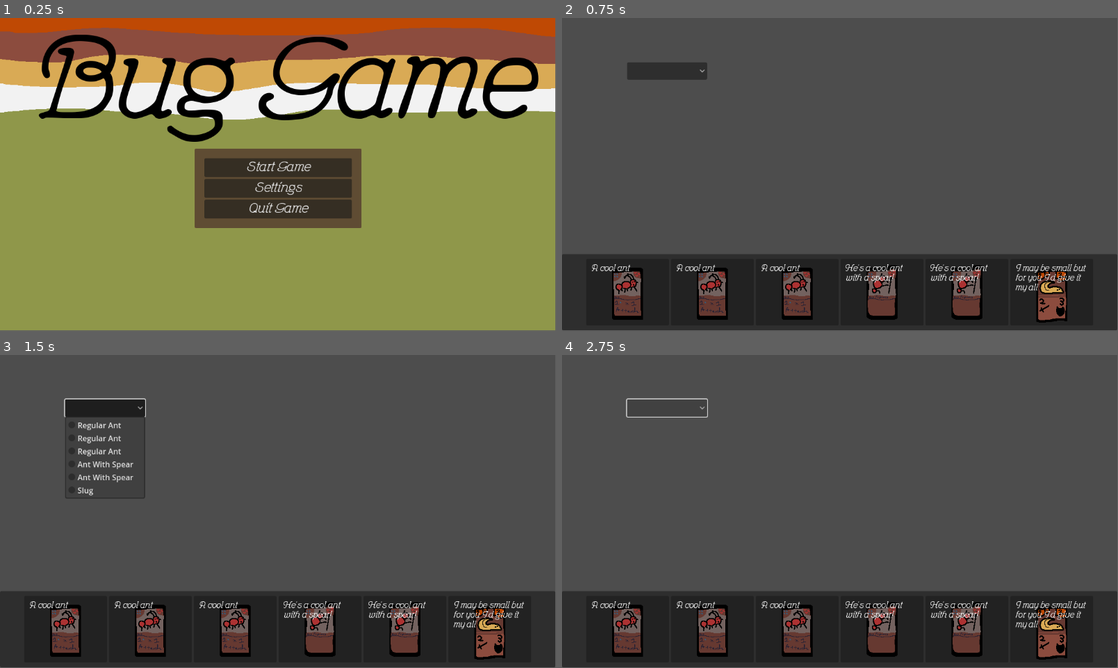
Above: before the commit, frames 1-4 (two rows, left to right).
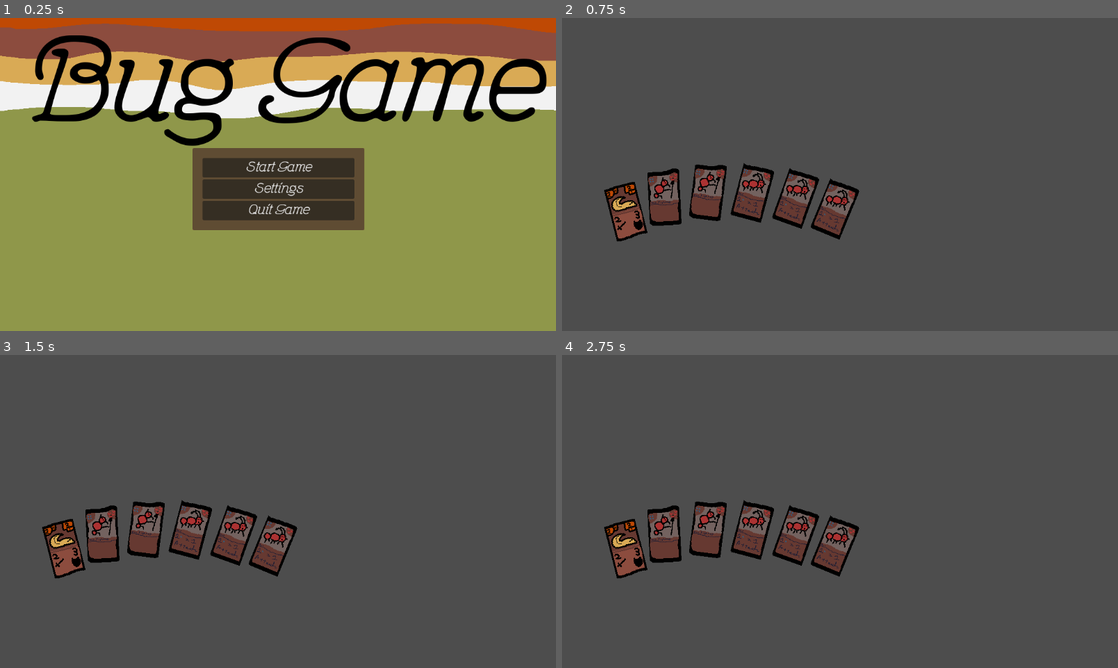
Above: after the commit, the same moments.

Repository: ccsf-cs-club/summer2024-bug-game
Game: Godot game, scene res://scenes/main.tscn
Same seed, same stepped clock (60 frames per second), same inputs: the game is played once before the commit and once after it.
Inputs (mouse positions are in pixels of both pictures, inside the frame that each line leads up to):
- Up to frame 1 (0.25 s): no input
- Up to frame 2 (0.75 s): click "Start Game" at 0.5 s
- Up to frame 3 (1.5 s): click (105, 408) at 1.27 s
- Up to frame 4 (2.75 s): click (667, 408) at 2.02 s
In our replay, the window is 799x449 before the commit and 800x450 after it. These sizes can differ from the game's own. Grey fills any space a smaller window leaves; there, only what the larger window draws over its background counts as a difference.

The runs differ from the first frame. In frame 1, 11% of the frame differs, in the area x 0-100%, y 0-68%; in frame 2, 30%; in frame 3, 31%, in the area x 0-100%, y 13-100%; in frame 4, 30%.

Commit message:
changed card display system

Diff:
--- a/project.godot
+++ b/project.godot
@@ -21,6 +21,12 @@
 Gs="*res://scripts/gameState.gd"
 Em="*res://scripts/entityManager.gd"
 
+[display]
+
+window/size/viewport_width=1120
+window/size/viewport_height=630
+window/stretch/mode="viewport"
+
 [dotnet]
 
 project/assembly_name="Summer 2024-bug-game"
--- /dev/null
+++ b/scenes/card_node2D.tscn
@@ -0,0 +1,11 @@
+[gd_scene load_steps=3 format=3 uid="uid://bqo48rphsjgwg"]
+
+[ext_resource type="Script" path="res://scripts/cardControl_area2D.gd" id="1_esjot"]
+[ext_resource type="Texture2D" uid="uid://chca38pawejnw" path="res://assets/antguy.png" id="2_2v700"]
+
+[node name="CardControl" type="Node2D" node_paths=PackedStringArray("card_art")]
+script = ExtResource("1_esjot")
+card_art = NodePath("CardArt")
+
+[node name="CardArt" type="Sprite2D" parent="."]
+texture = ExtResource("2_2v700")
--- /dev/null
+++ b/scenes/yourCardHand_rev.gd
@@ -0,0 +1,54 @@
+extends Node2D
+
+@export var cardPlayed: OptionButton
+@export var card_container: Node2D
+
+signal cardPlayedSignal(int)
+
+# Plots line that cards propogate on
+# FIXME: messes up if you resize window before pushing the start game button
+@onready var CardOval_centerPos = Vector2(get_viewport().size) * Vector2(0.5, 1.4)
+@onready var H_radius = get_viewport().size.x * 0.45
+@onready var V_radius = get_viewport().size.y * 0.4
+@onready var angle = deg_to_rad(90) - 0.62
+@onready var OvalAngleVector = Vector2.ZERO
+#FIXME: needs to be dynamic and adjust numbers according to number of cards and size of texture
+
+# Handles functions for manipulating the player's current hand
+#cardPlayed.item_selected.connect =
+
+
+# zoinks we need the card object
+func getIndexRelativeCard(selected_item: int):
+	print("Meowmeowmeomeowmoewmoew    ", selected_item)
+	cardPlayedSignal.emit(Player.cardsArray[selected_item])
+	#cardPlayedSignal.emit(42)
+
+# Function to add cards to the HBoxContainer
+func add_cards(cards: Array[Card]):
+	var card_display_scene = preload("res://scenes/card_node2D.tscn")
+	for card_entry in cards:
+		var card_display = card_display_scene.instantiate()
+		card_display.set_card(card_entry)
+		card_container.add_child(card_display)
+		set_hand_position(card_display)
+		angle += 0.25 #changes angle FIXME: again, dynamic
+
+func set_hand_position(card: Node2D):
+	# Positions card along plotted angle
+		var card_tex_size = Vector2(120, 195) #FIXME: figure out a way to dynamically check size of card texture
+		OvalAngleVector = Vector2(H_radius * cos(angle), -(V_radius * sin(angle))) # calculates where a point would be on a curve, based on angle
+
+		# sets card position to a OvalAngleVector curve based on CardOval_centerPOS and offsets it based on card size
+		card.position = CardOval_centerPos + OvalAngleVector - card_tex_size / 2
+		card.rotation = card.position.angle_to(CardOval_centerPos) # rotates card to point at centerPOS
+
+# Called when the node enters the scene tree for the first time.
+func _ready():
+	#cardPlayed.item_selected.connect(getIndexRelativeCard)
+	pass # Replace with function body.
+
+
+# Called every frame. 'delta' is the elapsed time since the previous frame.
+func _process(delta):
+	pass
--- /dev/null
+++ b/scenes/yourCardHand_rev.tscn
@@ -0,0 +1,9 @@
+[gd_scene load_steps=2 format=3 uid="uid://oqo5vvvlbmex"]
+
+[ext_resource type="Script" path="res://scenes/yourCardHand_rev.gd" id="1_uwmc4"]
+
+[node name="yourCardHand" type="Node2D" node_paths=PackedStringArray("card_container")]
+script = ExtResource("1_uwmc4")
+card_container = NodePath("HandContainer")
+
+[node name="HandContainer" type="Node2D" parent="."]
--- /dev/null
+++ b/scripts/cardControl_area2D.gd
@@ -0,0 +1,27 @@
+extends Node2D
+
+@export var card_art: Sprite2D
+@export var text_lore: RichTextLabel
+
+
+# Function to set the card and update the display
+func set_card(card_inst: Card):
+	if card_inst.cardArt != "":
+		var card_texture = load(card_inst.cardArt)
+		card_art.texture = card_texture
+
+
+	# in the future, might make the att/def/etc dynamically display in-engine
+
+	#if card_inst.loreString != "":
+	#	text_lore.text = card_inst.loreString
+
+# Called when the node enters the scene tree for the first time.
+func _ready():
+
+	pass # Replace with function body.
+
+
+# Called every frame. 'delta' is the elapsed time since the previous frame.
+func _process(delta):
+	pass
--- a/scripts/combatLoop.gd
+++ b/scripts/combatLoop.gd
@@ -20,7 +20,7 @@
 	Player.decrease_health(damage)
 
 
-func setCardListSignal(card_list: CanvasLayer):
+func setCardListSignal(card_list: Node2D):
 	print("Trying to get cardlist")
 	get_parent().card_list.cardPlayedSignal.connect(cardPlayed)
 
--- a/scripts/main.gd
+++ b/scripts/main.gd
@@ -11,7 +11,7 @@
 func gameStarted():
 	print("Game Started!!!")
 
-	var card_list_scene = preload("res://scenes/yourCardHand.tscn")
+	var card_list_scene = preload("res://scenes/yourCardHand_rev.tscn")
 	card_list = card_list_scene.instantiate()
 	print("Card_list has been instantiated")
 
